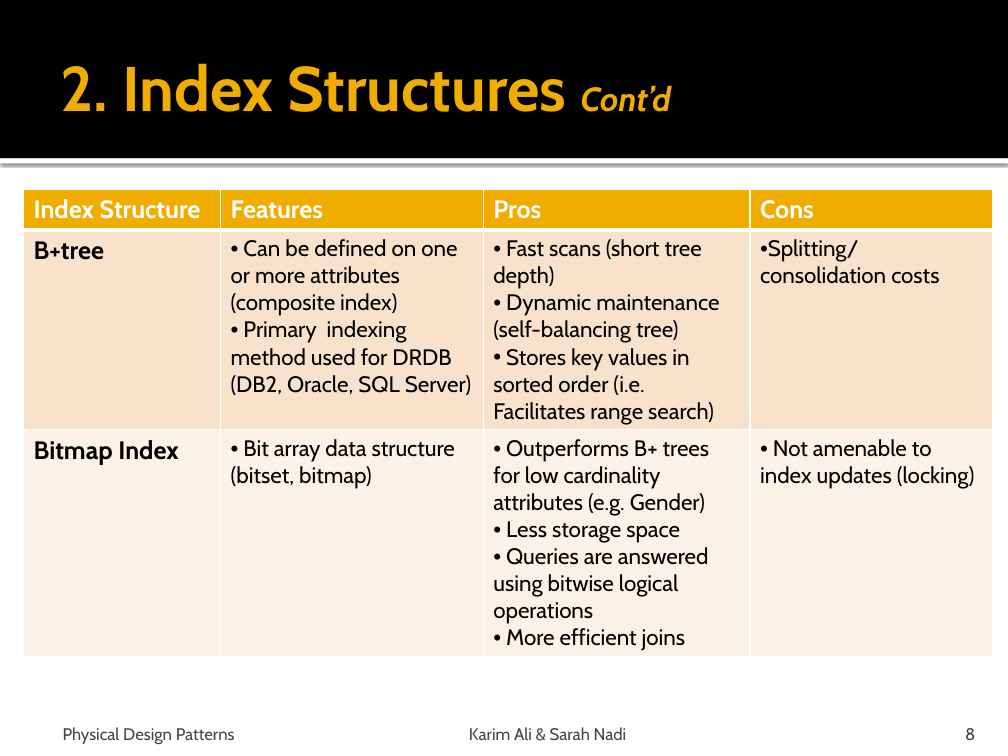
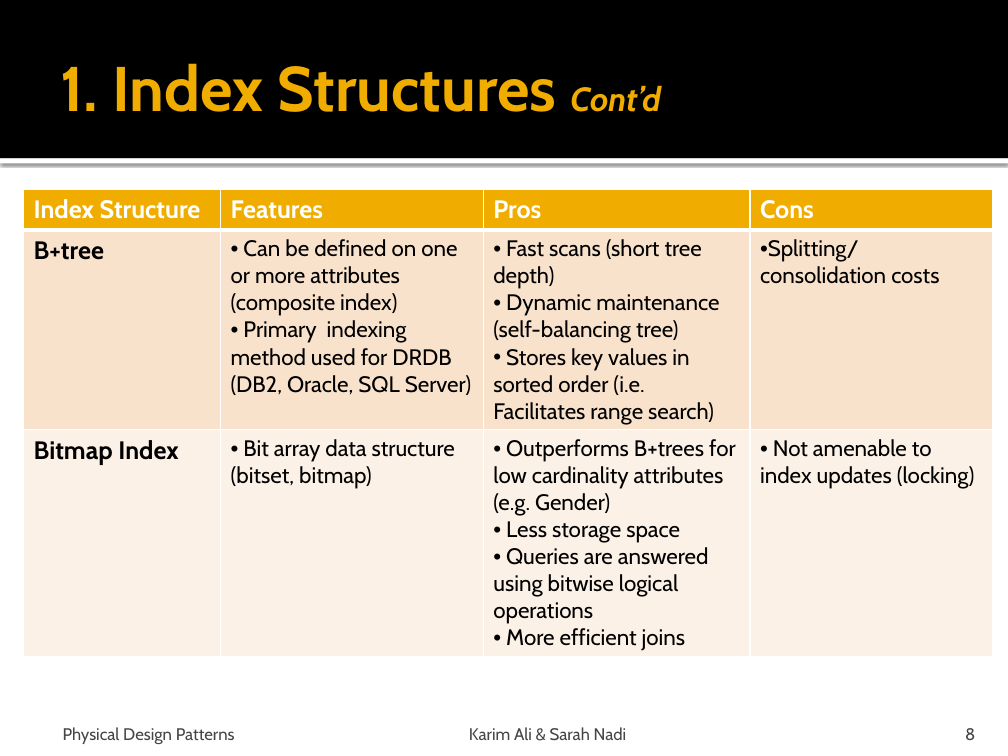
Before and after one commit to snadi/cs848-db, a slide deck: slide 8 of cs848-db/PhysDesignPres.pptx. Drawn at 1008x756 pixels with LibreOffice and Linux fonts; fonts in the diff are those of the drawing. Boxes give left, top, right and bottom in pixels: in the first picture for what was removed or moved away, otherwise in the second. Text is boxed around its words. In the diff, an @@ line names an element or a change of style, - is before the commit and + after.

```diff
--- a/cs848-db/PhysDesignPres.pptx
+++ b/cs848-db/PhysDesignPres.pptx
@@ title at (60,63,661,112): text changed @@
-2. Index Structures Cont’d
+1. Index Structures Cont’d
@@ table at (23,190,992,655) @@
-row 3, column 3: Outperforms B+ trees for low cardinality attributes (e.g. Gender) / Less storage space / Queries are answered using bitwise logical operations / More efficient joins
+row 3, column 3: Outperforms B+trees for low cardinality attributes (e.g. Gender) / Less storage space / Queries are answered using bitwise logical operations / More efficient joins
```
Also in this commit, not shown: 13 other slides changed.
